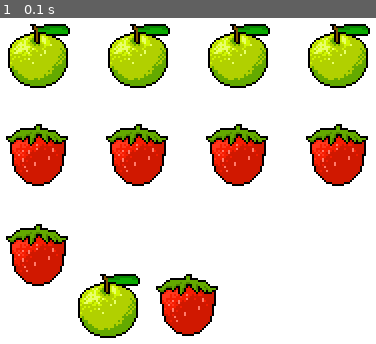
Above: before the commit, frame 1.
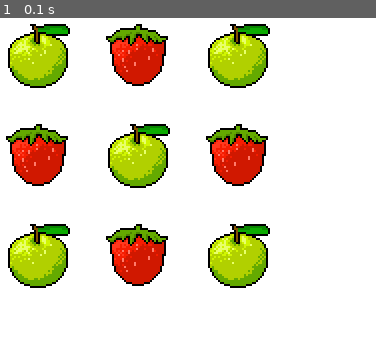
Above: after the commit, the same moment.

Repository: lawrence-ivan-reyes/pygame-tutorial
Game: pygame game, started from game.py
The game is run twice, just before and just after one commit, with the same random seed, the same clock (stepped at 60 frames per second) and the same inputs.
Inputs:
- Up to frame 1 (0.1 s): no input

The runs differ from the first frame. In frame 1, 22% of the frame differs, in the area x 1-99%, y 1-99%.

Commit message:
pt 2 challenge 2 complete

Diff:
--- a/game.py
+++ b/game.py
@@ -13,19 +13,21 @@
     def render(self, screen):
         screen.blit(self.surf, (self.x, self.y))
 
-apple = GameObject(120, 300, './images/apple.png')
-strawberry = GameObject(200, 300, './images/strawberry.png')
+apple = './images/apple.png'
+strawberry = './images/strawberry.png'
 
 objects = [
-    GameObject(50, 50, './images/apple.png'),
-    GameObject(150, 50, './images/apple.png'),
+    GameObject(50, 50, './images/apple.png'), # row 1
+    GameObject(150, 50, './images/strawberry.png'),
     GameObject(250, 50, './images/apple.png'),
-    GameObject(350, 50, './images/apple.png'),
-    GameObject(50, 150, './images/strawberry.png'),
-    GameObject(150, 150, './images/strawberry.png'),
+
+    GameObject(50, 150, './images/strawberry.png'), #row 2
+    GameObject(150, 150, './images/apple.png'),
     GameObject(250, 150, './images/strawberry.png'),
-    GameObject(350, 150, './images/strawberry.png'),
-    GameObject(50, 250, './images/strawberry.png')
+
+    GameObject(50, 250, './images/apple.png'), # row 3
+    GameObject(150, 250, './images/strawberry.png'),
+    GameObject(250, 250, './images/apple.png')
 ]
 
 running = True
@@ -36,8 +38,8 @@
 
     screen.fill((255, 255, 255))
 
-    apple.render(screen)
-    strawberry.render(screen)
+    # apple.render(screen)
+    # strawberry.render(screen)
 
     for obj in objects:
         obj.render(screen) # added to render every GameObject in the list for challegne 2
